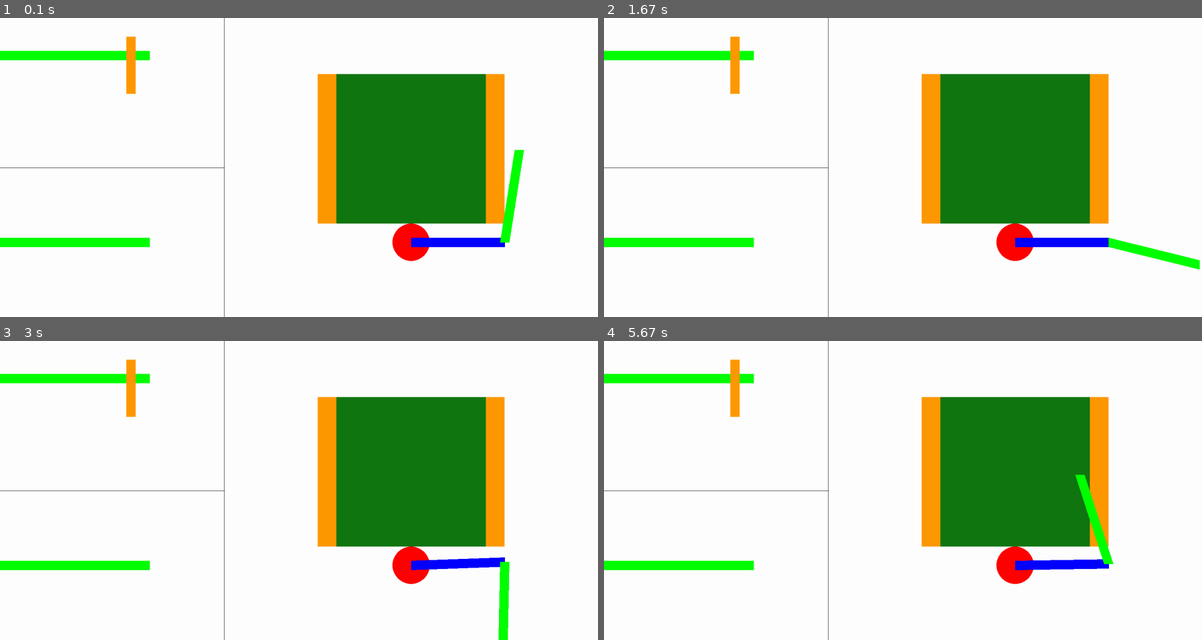
Above: before the commit, frames 1-4 (two rows, left to right).
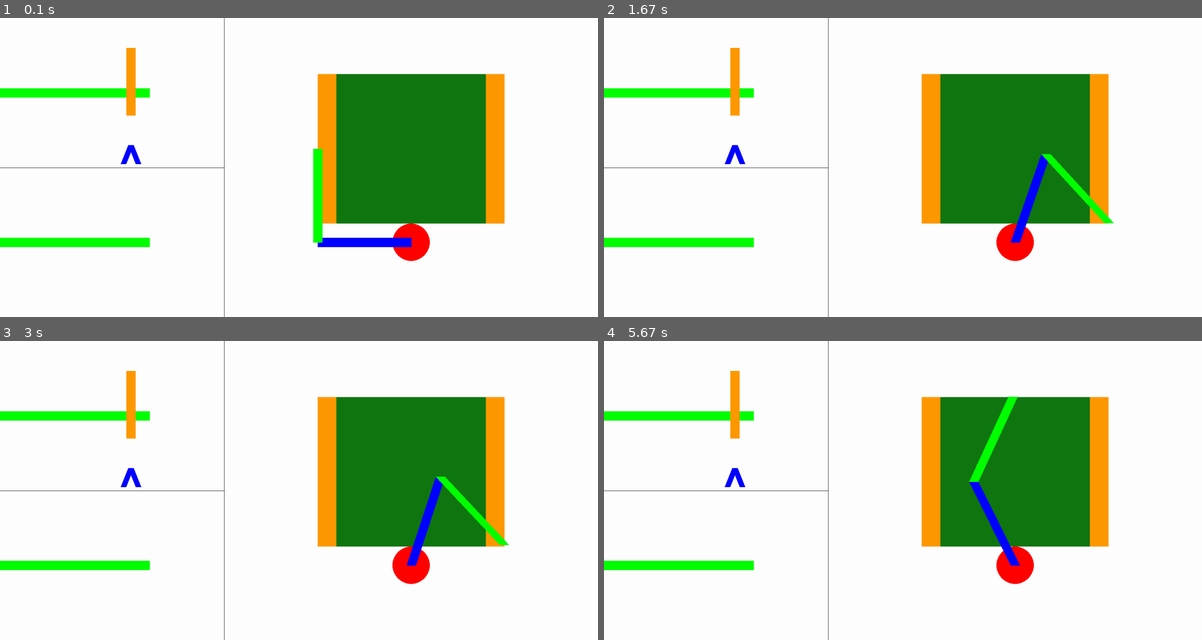
Above: after the commit, the same moments.

Repository: XCoret/R2-MINO
Game: pygame game, started from code/pygameSimulation.py
Two runs of this game, one before a commit and one after it. Both use one fixed random seed, a clock stepped at 60 frames per second and the inputs below.
Inputs:
- Up to frame 1 (0.1 s): no input
- Up to frame 2 (1.67 s): hold Right 0.33-0.8 s; hold Up 0.83-1.13 s; hold Right 1.17-1.63 s
- Up to frame 3 (3 s): hold Left 1.67-2.2 s; hold Down 2.23-2.53 s; hold Left 2.57-2.97 s
- Up to frame 4 (5.67 s): hold Up 3-3.37 s; hold Right 3.4-4.03 s; hold Down 4.07-4.43 s; hold Right 4.97-5.43 s; hold Up from 5.47 s (still down)

The runs differ from the first frame. In frame 1, 3.9% of the frame differs, in the area x 0-88%, y 6-77%; in frame 2, 3.7%; in frame 3, 3.6%; in frame 4, 3.8%.

Commit message:
Millores OP!

Diff:
--- a/code/moviment.py
+++ b/code/moviment.py
@@ -8,11 +8,14 @@
 
 class C:
     PI = 3.14159
-    ARM_1 = 4;
-    ARM_2 = 2;
-    OPEN_DEGREES = 180;
-    CLOSE_DEGREES = 90;
-    LIFT_VALUE = 180;
+    ARM_1 = 25
+    ARM_2 = 25
+    OPEN_DEGREES = 0
+    CLOSE_DEGREES = 45
+    IDLE_X = 180
+    IDLE_Y = 90
+    LIFT_VALUE= 360
+
 
     pos = 0
 
@@ -42,9 +45,9 @@
         a2Radianes = self.cos_law(self.ARM_1, self.ARM_2, dist)
         angulo1 = self.rad_2_grad(a1Radianes)
         angulo2 = self.rad_2_grad(a2Radianes)
-        print ("ANGULO 1: " + str(angulo1))
-        print ("ANGULO 2: " + str(angulo2))
-        return [angulo1, angulo2]
+        print ("ANGULO 1: " + str(round(angulo1,2)))
+        print ("ANGULO 2: " + str(round(angulo2,2)))
+        return [round(angulo1,2), round(angulo2,2)]
 
     ''' Actual funcitons that would had moved the servos instead of returning values for the demo '''
     def operateToolOpen(self, isOpen):
@@ -69,10 +72,13 @@
         else:
             return 0
 
+    def idlePosition(self):
+        return (self.IDLE_X, self.IDLE_Y)
+
     def moveTo(self, x_pos, y_pos):
         return calculate_movement(x_pos, y_pos)
 
 
 ''' test that will be on calcul module '''
-c = C()
-c.calculate_movement(3, 4)
+#c = C()
+#c.calculate_movement(20, 45)
--- a/code/pygameSimulation.py
+++ b/code/pygameSimulation.py
@@ -1,7 +1,9 @@
 import pygame,sys
 import math
+import time
 from pygame.locals import *
 from random import randint
+from moviment import C
 
 ## COLORS ##
 white =(255,255,255)
@@ -35,26 +37,58 @@
 AposX = baseX+lenghtA
 AposY = 400
 degreeA = 0
-maxDegreeA = 180
+maxDegreeA = 360
 
 ## Arm B
 lenghtB = 250 ## mm
 widthB = 25 ## mm
 BposX = AposX+lenghtB
 BposY = 400
-degreeB = 90
-maxDegreeB = 360 ## TODO ajustar
+degreeB = 0
+maxDegreeB = 360 ##
 
 ## Arm C
-lengthC = 152 ##mm
+lengthC = 200 ##mm
 maxDegreeC = 180
 radiusC = 20 ##mm
 
 autoRun = True
 
+count_test = 0
+setIdle = False
+
+## INIT ##
+
+pygame.init()
+mov = C()
+pWindow= pygame.display.set_mode((widthW,heightW), pygame.RESIZABLE)
+pygame.display.set_caption("R2-MINO")
+degreeA, degreeB = mov.idlePosition()
+next_degreeA = degreeA
+next_degreeB = degreeB
+
 
 
 ## FUNCTIONS ##
+
+def resetDegrees():
+    return mov.idlePosition()
+
+def test1(count_test):
+    positions = [[0, 5], [25, 5], [25, 25], [25, 45], [0, 45], [-20, 45], [-20, 25], [-20, 5]]
+    (x, y) = mov.calculate_movement(positions[count_test][0], positions[count_test][1])
+    return x, y
+
+def test2(count_test, setIdle):
+    positions = [[10, 15], [10, 35], [-10, 35], [-10, 15], [0, 25]]
+
+    if setIdle == True:
+        (x, y) = resetDegrees()
+    else:
+        (x, y) = mov.calculate_movement(positions[count_test][0], positions[count_test][1])
+
+    return x, y
+
 
 def drawTable():
     pygame.draw.rect(pWindow,greenTable,(baseX-round(tableSide/2),baseY-(tableSide + baseRadius), tableSide, tableSide))
@@ -67,8 +101,8 @@
     return x,y
 
 def calculateSecondArm():
-    x = lenghtB * math.cos(math.radians(degreeA - degreeB + 180))  + AposX
-    y = lenghtB * math.sin(math.radians(degreeA - degreeB + 360)) + AposY
+    x = lenghtB * math.cos(math.radians(degreeA + degreeB + 180))  + AposX
+    y = lenghtB * math.sin(math.radians(degreeA + degreeB + 360)) + AposY
     return x,y
 
 def printGrid():
@@ -77,20 +111,28 @@
     pygame.draw.line(pWindow, black, (0,heightRow), (widthColumn, heightRow))
 
 def printFirstCell():
-    pygame.draw.line(pWindow, blue, (0, 100),(400-(lenghtB*2),100), widthB)
-    pygame.draw.line(pWindow, green, (400-(lenghtB*2),100), (400,100), widthB)
+    pygame.draw.line(pWindow, green, (400-(lenghtB*2),heightRow/2), (400,heightRow/2), widthB)
 
 def printSecondCell():
-    pygame.draw.line(pWindow, blue, (0, heightRow+(heightRow/2)),(400-(lenghtB*2),heightRow+(heightRow/2)), widthB)
     pygame.draw.line(pWindow, green, (400-(lenghtB*2),heightRow+(heightRow/2)), (400,heightRow+(heightRow/2)), widthB)
 
+def printClosedTool():
+    pygame.draw.line(pWindow, blue, (350,140+lengthC), (350+20,140+lengthC+50), 15)
+    pygame.draw.line(pWindow, blue, (350,140+lengthC), (350-20,140+lengthC+50), 15)
+
+def printOpenedTool():
+    pygame.draw.line(pWindow, blue, (350,140+lengthC), (350+40,140+lengthC+50), 15)
+    pygame.draw.line(pWindow, blue, (350,140+lengthC), (350-40,140+lengthC+50), 15)
+
+def printLiftTool(isLift):
+    if isLift:
+        pygame.draw.line(pWindow, orange, (350,80), (350,60+lengthC), widthB)
+    else:
+        pygame.draw.line(pWindow, orange, (350,160), (350,140+lengthC), widthB)
+
+
+
 ## MAIN ##
-
-pygame.init()
-pWindow= pygame.display.set_mode((widthW,heightW), pygame.RESIZABLE)
-pygame.display.set_caption("R2-MINO")
-
-
 
 while True:
     printGrid()
@@ -104,7 +146,9 @@
     pygame.draw.line(pWindow, green, (round(AposX),round(AposY)), (round(BposX),round(BposY)), widthB)
 
     printFirstCell()
-    pygame.draw.line(pWindow, orange, (350,50), (350,50+lengthC), widthB)
+
+    printLiftTool(True)
+    printClosedTool()
 
     printSecondCell()
 
@@ -115,11 +159,15 @@
         ## KEY controls
         elif pEvent.type == pygame.KEYDOWN:
             if pEvent.key == K_LEFT:
-                if degreeA<maxDegreeA:
-                    degreeA+=1
+                next_degreeA, next_degreeB = test2(count_test, setIdle)
+                if setIdle:
+                    setIdle = False
+                else:
+                    count_test +=1
+                    setIdle = True
             elif pEvent.key == K_RIGHT:
-                if degreeA>0:
-                   degreeA-=1
+                degreeA, degreeB = test1(count_test)
+                count_test +=1
             if pEvent.key == K_UP:
                 if degreeB<maxDegreeB:
                     degreeB+=1
@@ -128,12 +176,25 @@
                     degreeB-=1
         ## END KEY controls
 
-    if(autoRun == True):
-        degreeB+=1
-        if degreeB > maxDegreeB:
-            degreeB = 0
-            degreeA += 1
-            if degreeA > maxDegreeA:
-                degreeA = 0
+
+    if degreeA != next_degreeA:
+        if(degreeA < next_degreeA):
+            degreeA +=0.01
+        else:
+            degreeA -=0.01
+    if degreeB != next_degreeB:
+        if(degreeB < next_degreeB):
+            degreeB +=0.01
+        else:
+            degreeB -=0.01
 
     pygame.display.update()
+    #time.sleep(0.1)
+
+##    if(autoRun == True):
+##        degreeB+=1
+##        if degreeB > maxDegreeB:
+##            degreeB = 0
+##            degreeA += 1
+##            if degreeA > maxDegreeA:
+##                degreeA = 0
